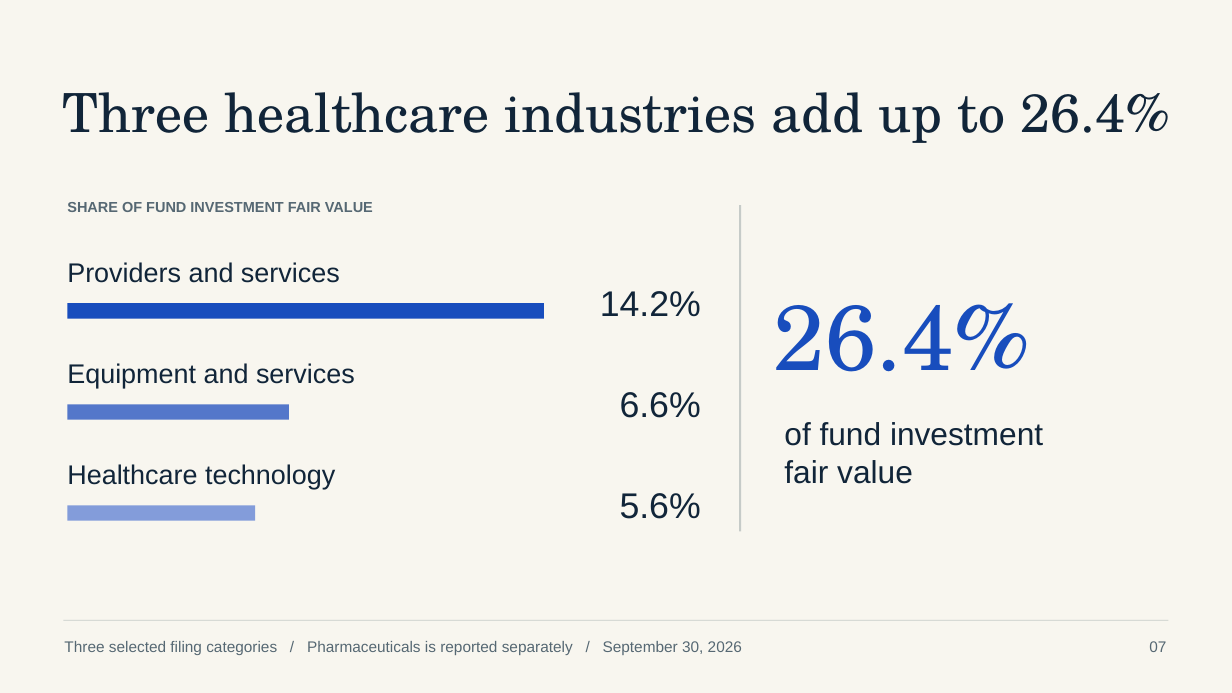
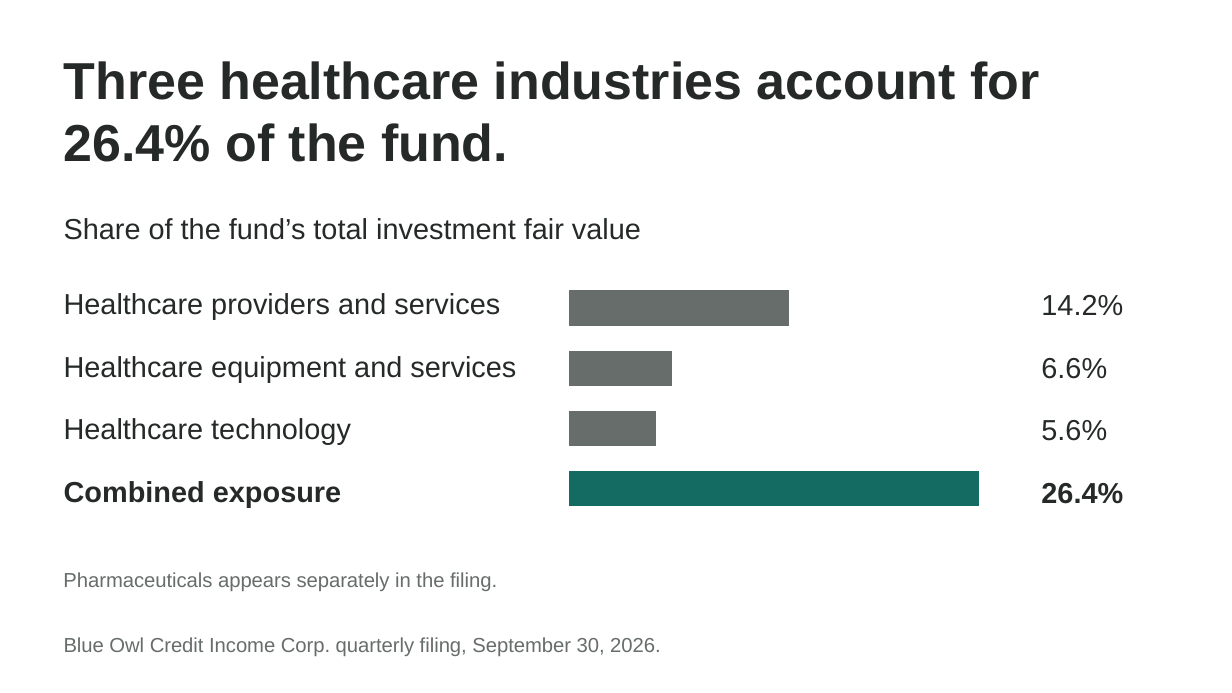
Before and after one commit to marcswartz/ivey-group7-portfolio, a slide deck: slide 7 of presentation.pptx. Drawn at 1232x693 pixels with LibreOffice and Linux fonts; fonts in the diff are those of the drawing. Boxes give left, top, right and bottom in pixels: in the first picture for what was removed or moved away, otherwise in the second. Text is boxed around its words. In the diff, an @@ line names an element or a change of style, - is before the commit and + after.

```diff
--- a/presentation.pptx
+++ b/presentation.pptx
@@ background #F8F6EF to #FFFFFF @@
@@ text "Three healthcare industries account for ..." at bbox=[63, 61, 1039, 162]: vertical alignment middle to top @@
@@ text at bbox=[63, 61, 1039, 162]: text changed; size 42 to 40.5 pt; font TeX Gyre Schola to Arial; text colour #112539 to #252A29; bold on @@
-Three healthcare industries add up to 26.4%
+Three healthcare industries account for 26.4% of the fund.
@@ rectangle removed at bbox=[739, 205, 741, 531] @@
@@ text at bbox=[64, 218, 641, 240]: text changed; size 11.2 to 22.5 pt; text colour #566873 to #252A29; bold off @@
-SHARE OF FUND INVESTMENT FAIR VALUE
+Share of the fund’s total investment fair value
@@ text at bbox=[64, 293, 500, 320]: text changed; size 21 to 22.5 pt; text colour #112539 to #252A29 @@
-Providers and services
+Healthcare providers and services
@@ bar chart added at bbox=[560, 274, 1013, 524] @@
+categories: 1, 2, 3, 4
+Series 1: 100, 21, 25, 54
@@ text "14.2%": place and size @@
-text "14.2%" at bbox=[600, 291, 701, 317]
+text "14.2%" at bbox=[1041, 295, 1123, 315]
@@ rectangle removed at bbox=[67, 303, 544, 319] @@
@@ text at bbox=[64, 356, 516, 382]: text changed; size 21 to 22.5 pt; text colour #112539 to #252A29 @@
-Equipment and services
+Healthcare equipment and services
@@ text "6.6%": place and size @@
-text "6.6%" at bbox=[620, 392, 701, 418]
+text "6.6%" at bbox=[1041, 358, 1107, 379]
@@ text "Healthcare technology": place and size @@
-text "Healthcare technology" at bbox=[67, 464, 335, 489]
+text "Healthcare technology" at bbox=[64, 418, 351, 445]
@@ text "Healthcare technology" at bbox=[64, 418, 351, 445]: size 21 to 22.5 pt, text colour #112539 to #252A29 @@
@@ rectangle removed at bbox=[67, 405, 289, 421] @@
@@ size 27.8 to 22.5 pt, text colour #112539 to #252A29; alignment right to left in 3 elements at bbox=[1041, 295, 1123, 315], bbox=[1041, 358, 1107, 379], bbox=[1041, 420, 1107, 441] @@
@@ text "5.6%": place and size @@
-text "5.6%" at bbox=[620, 493, 701, 519]
+text "5.6%" at bbox=[1041, 420, 1107, 441]
@@ text removed at bbox=[784, 422, 1043, 484] @@
-of fund investment
-fair value
@@ text "26.4%": place and size @@
-text "26.4%" at bbox=[774, 303, 1031, 372]
+text "26.4%" at bbox=[1041, 483, 1123, 504]
@@ text "26.4%" at bbox=[1041, 483, 1123, 504]: size 72 to 22.5 pt, font TeX Gyre Schola to Arial, text colour #184DBD to #252A29, bold on @@
@@ text added at bbox=[64, 481, 342, 507], 22.5 pt, text #252A29, bold @@
+Combined exposure
@@ rectangle removed at bbox=[67, 506, 255, 521] @@
@@ text added at bbox=[63, 572, 497, 591], 15.8 pt, text #666D6A @@
+Pharmaceuticals appears separately in the filing.
@@ rectangle removed at bbox=[64, 620, 1169, 621] @@
@@ text at bbox=[64, 637, 660, 656]: text changed; size 12 to 15.8 pt; text colour #566873 to #666D6A @@
-Three selected filing categories / Pharmaceuticals is reported separately / September 30, 2026
+Blue Owl Credit Income Corp. quarterly filing, September 30, 2026.
@@ text removed at bbox=[1149, 641, 1166, 652] @@
-07
```
Also in this commit, not shown: 3 other slides changed, 9 slides added, 9 slides removed, 18 other files.
